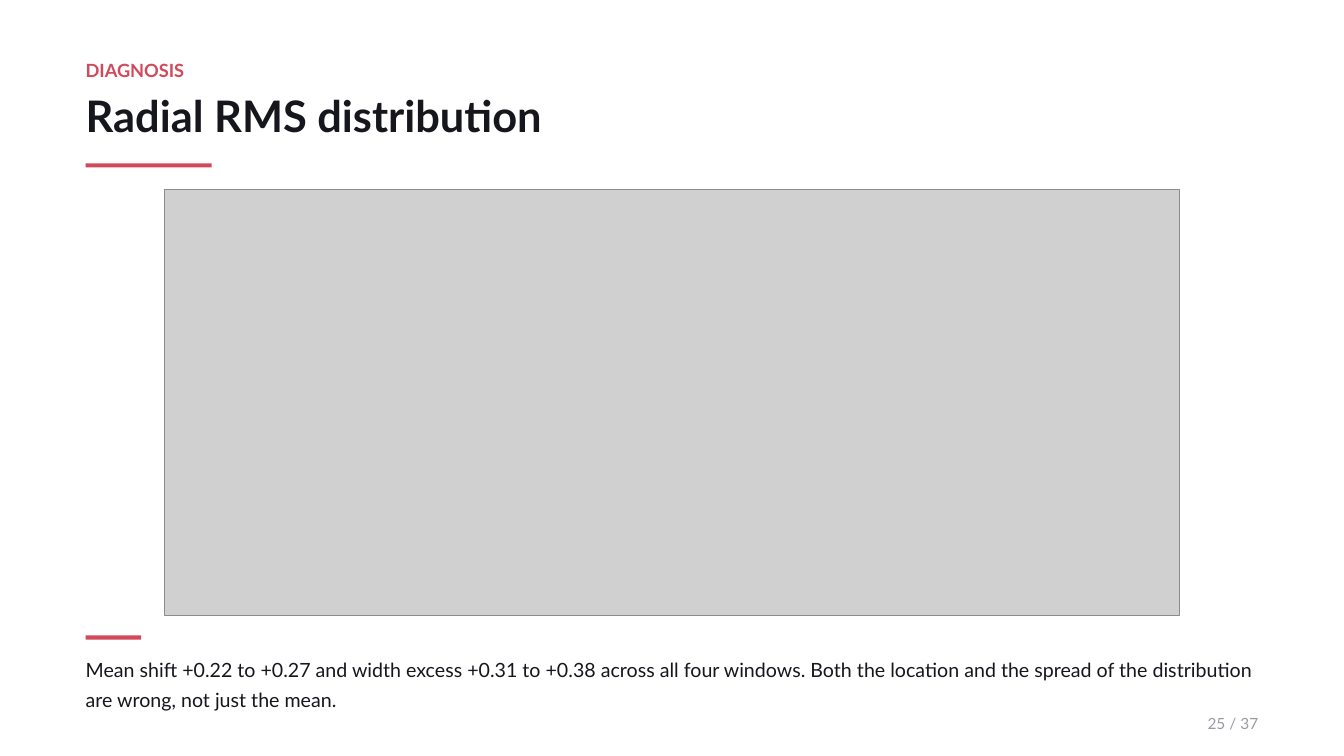
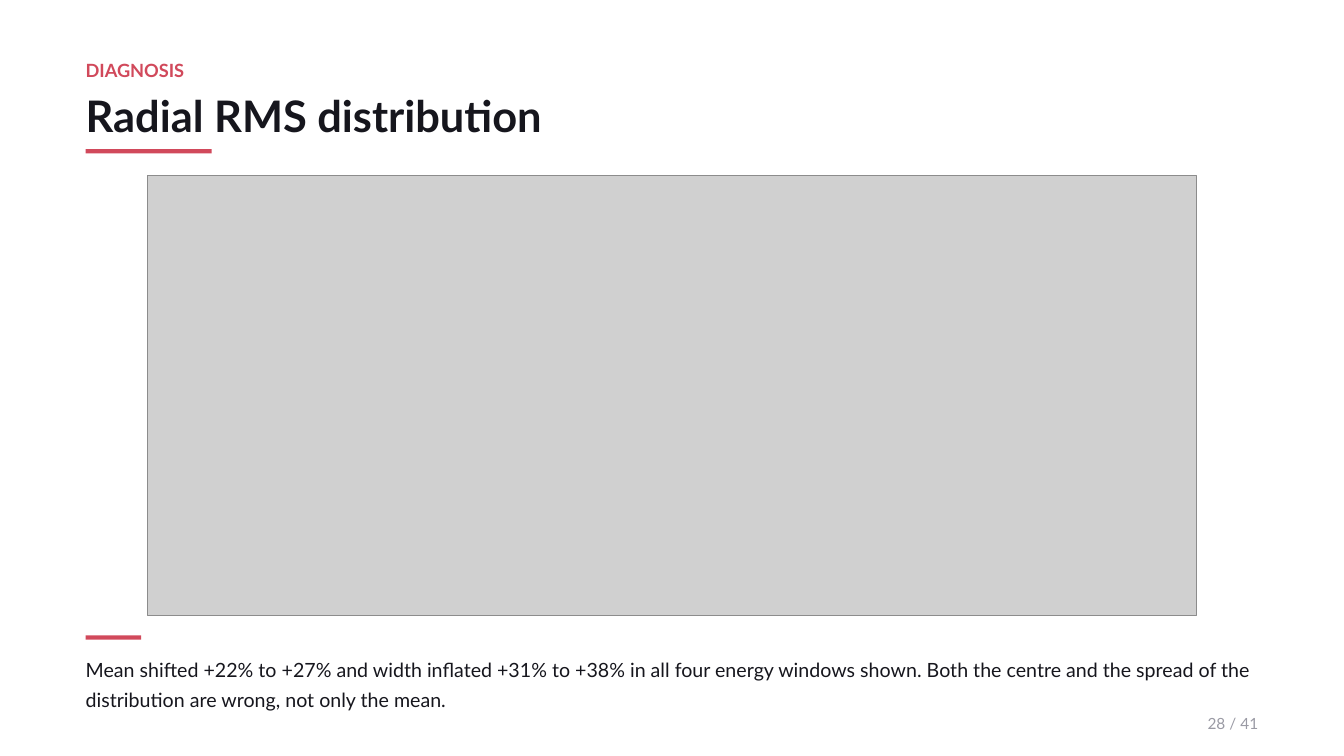
Before and after one commit to JulianAttemptsCoding/Fast-MC-CBSC, a slide deck: slide 28 of exhibition/c2st_20260728/CBSC_ZDC_FastMC_overview.pptx (slide 25 before the commit). Drawn at 1344x756 pixels with LibreOffice and Linux fonts; fonts in the diff are those of the drawing; grey boxes stand for pictures. Boxes give left, top, right and bottom in pixels: in the first picture for what was removed or moved away, otherwise in the second. Text is boxed around its words. In the diff, an @@ line names an element or a change of style, - is before the commit and + after.

```diff
--- a/exhibition/c2st_20260728/CBSC_ZDC_FastMC_overview.pptx
+++ b/exhibition/c2st_20260728/CBSC_ZDC_FastMC_overview.pptx
@@ rectangle: place and size @@
-rectangle at [86, 163, 212, 167]
+rectangle at [86, 149, 212, 153]
@@ picture: place and size @@
-picture at [164, 190, 1181, 615]
+picture at [147, 175, 1197, 615]
@@ text at [86, 662, 1249, 711]: text changed @@
-Mean shift +0.22 to +0.27 and width excess +0.31 to +0.38 across all four windows. Both the location and the spread of the distribution are wrong, not just the mean.
+Mean shifted +22% to +27% and width inflated +31% to +38% in all four energy windows shown. Both the centre and the spread of the distribution are wrong, not only the mean.
@@ text at [1208, 718, 1258, 729]: text changed @@
-25 / 37
+28 / 41
```
Also in this commit, not shown: 18 other slides changed, 22 slides added, 18 slides removed, 12 other files.
